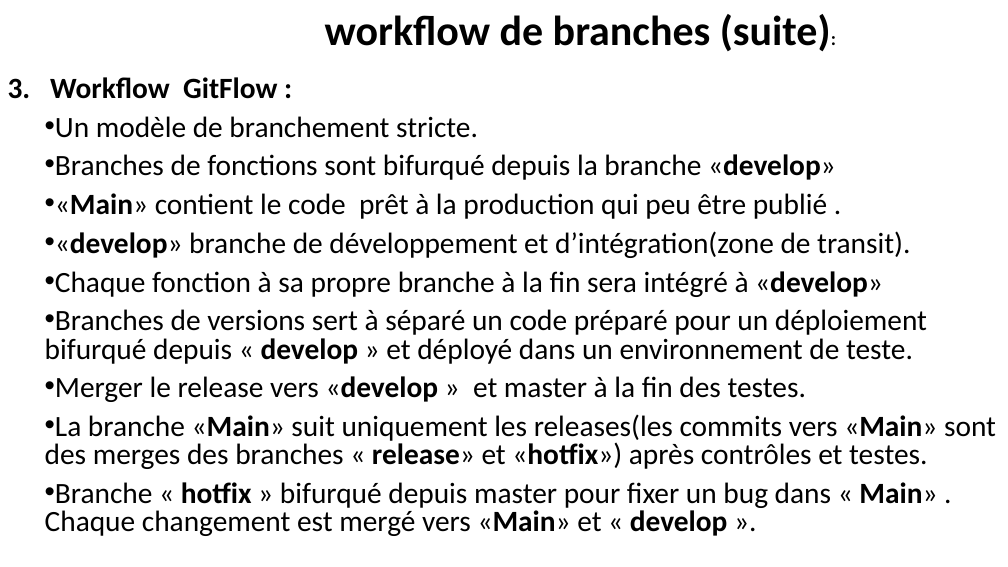
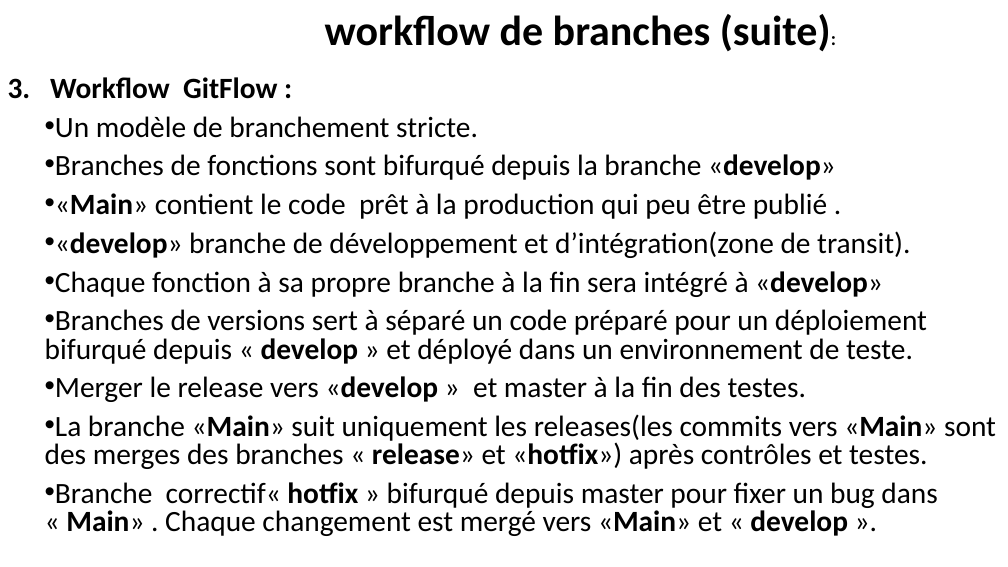
Before and after one commit to belakebiboussad/form, a slide deck: slide 19 of Formation Git.pptx (slide 18 before the commit). Drawn at 1008x567 pixels with LibreOffice and Linux fonts; fonts in the diff are those of the drawing. Boxes give left, top, right and bottom in pixels: in the first picture for what was removed or moved away, otherwise in the second. Text is boxed around its words. In the diff, an @@ line names an element or a change of style, - is before the commit and + after.

```diff
--- a/Formation Git.pptx
+++ b/Formation Git.pptx
@@ text at <box>55,482,937,536</box>: text changed @@
-• Branche « hotfix » bifurqué depuis master pour fixer un bug dans « Main» . Chaque changement est mergé vers «Main» et « develop ».
+• Branche correctif« hotfix » bifurqué depuis master pour fixer un bug dans « Main» . Chaque changement est mergé vers «Main» et « develop ».
```
Also in this commit, not shown: 9 other slides changed, 3 slides added, 1 other file.
